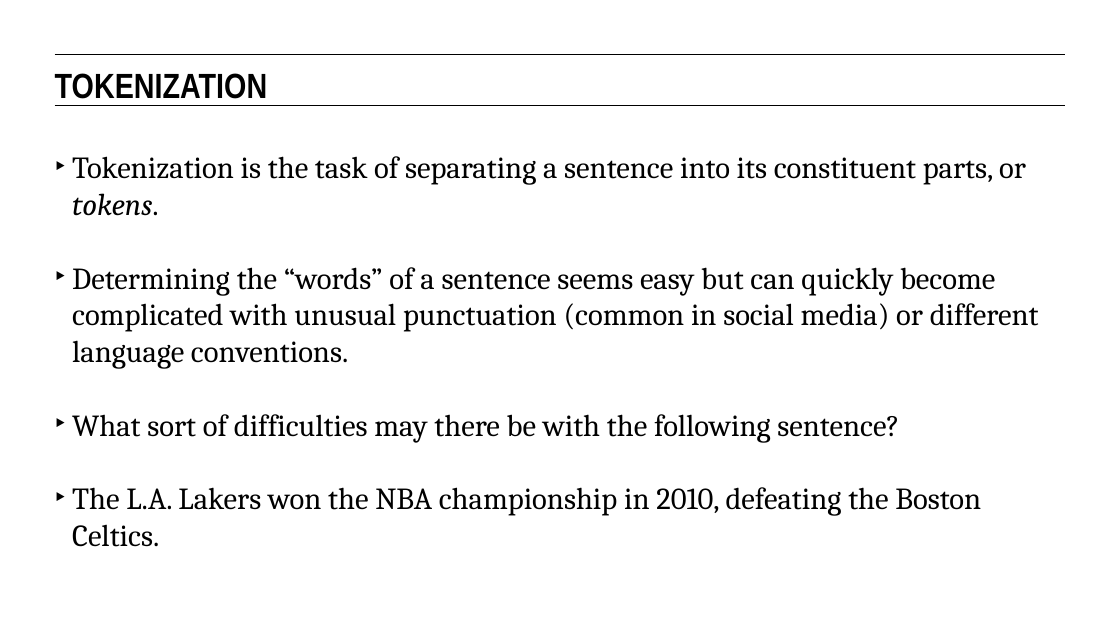
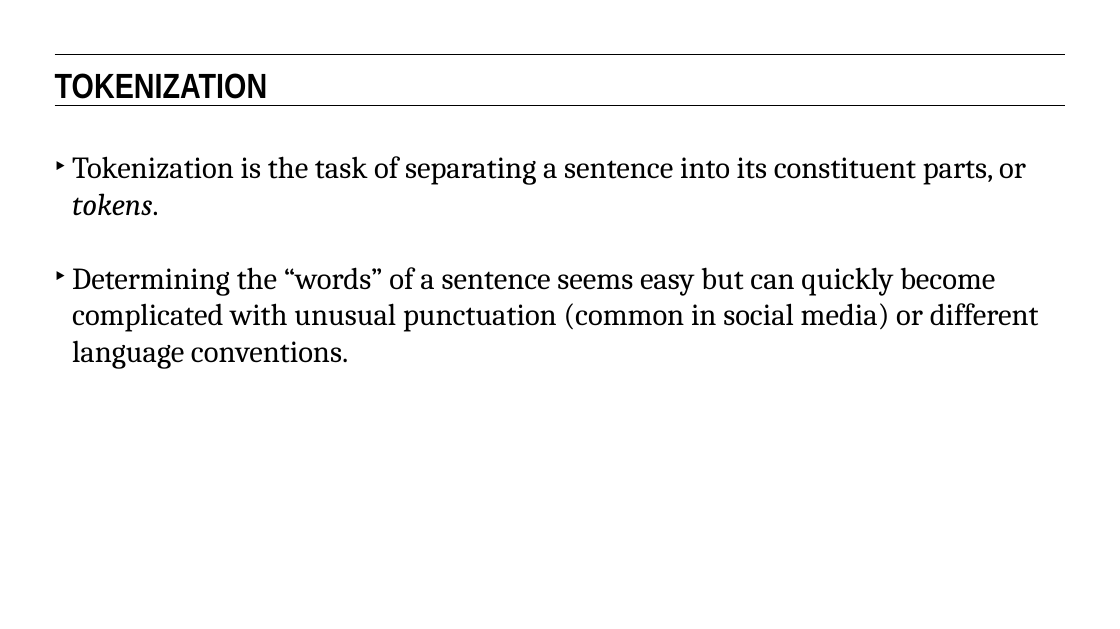
Before and after one commit to eflautt/ga-data-science, a slide deck: slide 15 of lessons/lesson-13/13-natural-language-processing-and-text-classification.pptx (slide 14 before the commit). Drawn at 1120x629 pixels with LibreOffice and Linux fonts; fonts in the diff are those of the drawing. Boxes give left, top, right and bottom in pixels: in the first picture for what was removed or moved away, otherwise in the second. Text is boxed around its words. In the diff, an @@ line names an element or a change of style, - is before the commit and + after.

```diff
--- a/lessons/lesson-13/13-natural-language-processing-and-text-classification.pptx
+++ b/lessons/lesson-13/13-natural-language-processing-and-text-classification.pptx
@@ text at (72,414,981,547): paragraphs removed @@
-‣ What sort of difficulties may there be with the following sentence?
-‣ The L.A. Lakers won the NBA championship in 2010, defeating the Boston Celtics.
```
Also in this commit, not shown: 15 other slides changed, 5 slides added.
